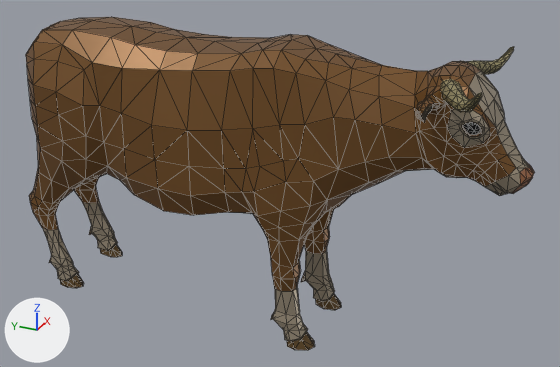
The glTF model assets/models/creature-ox.glb, before and after one commit.
One viewpoint serves both versions: a 50 mm camera at (-9.72, -5.87, 7.18) aimed at (0.16, -1.42, 2.24). The lights are fixed; the arrows at lower left show +X, +Y and +Z. The picture after the commit comes second. Mesh edges are drawn as thin lines. Where no turn or scale is listed for an object, it has been applied to the vertices.

Objects in the first picture: 'Cow'.
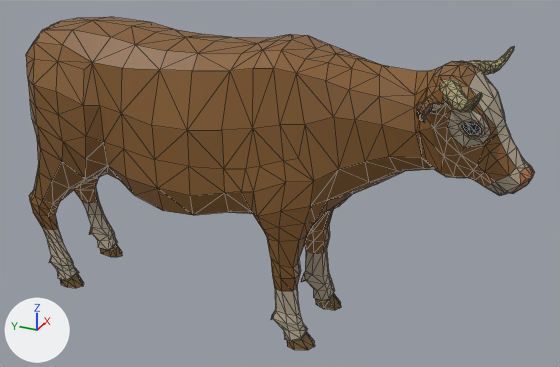
Where the newer file only moved an object's origin or applied its transform, the numbers keep the older frame.

The change, as a list of edits to the scene's bpy script:
```text
Change mat_main:
    mat_main.metallic: 0.4 -> 0.0
    mat_main.roughness: 0.415 -> 0.5
Change mat_muzzle:
    mat_muzzle.metallic: 0.4 -> 0.0
    mat_muzzle.roughness: 0.415 -> 0.5
    mat_muzzle.base_color: (0.343, 0.143, 0.0649) -> (0.429, 0.178, 0.0811)  # brown #9e6a48 -> brown #af7550
Change mat_hooves:
    mat_hooves.roughness: 0.415 -> 0.5
Change mat_eye_black:
    mat_eye_black.metallic: 0.4 -> 0.0
    mat_eye_black.roughness: 0.415 -> 0.5
    mat_eye_black.base_color: (0.00721, 0.00721, 0.00721) -> (0.00902, 0.00902, 0.00902)  # black #141414 -> black #181818
Change mat_eye_white:
    mat_eye_white.metallic: 0.4 -> 0.0
    mat_eye_white.roughness: 0.415 -> 0.5
    mat_eye_white.base_color: (0.8, 0.8, 0.8) -> (1.0, 1.0, 1.0)  # white #e7e7e7 -> white #ffffff
Change mat_horns:
    mat_horns.metallic: 0.4 -> 0.0
    mat_horns.roughness: 0.415 -> 0.5
    mat_horns.base_color: (0.329, 0.285, 0.141) -> (0.411, 0.356, 0.176)  # yellow #9b9169 -> beige #aca174
```

Where the change shows, as pixel boxes [x1, y1, x2, y2] in the pictures (560 x 367 px):
'Cow', surface changed, recoloured
    both: [26, 17, 534, 350]
